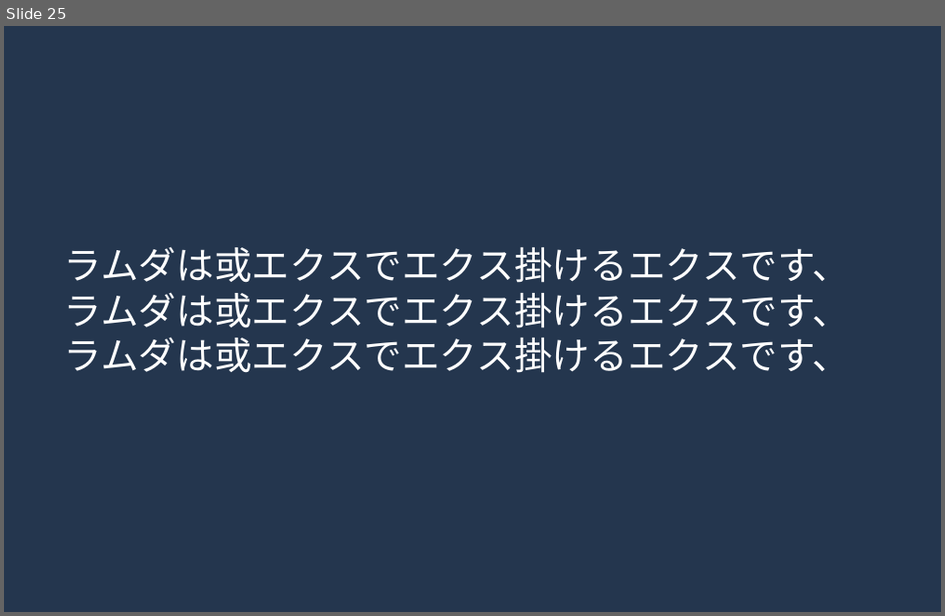
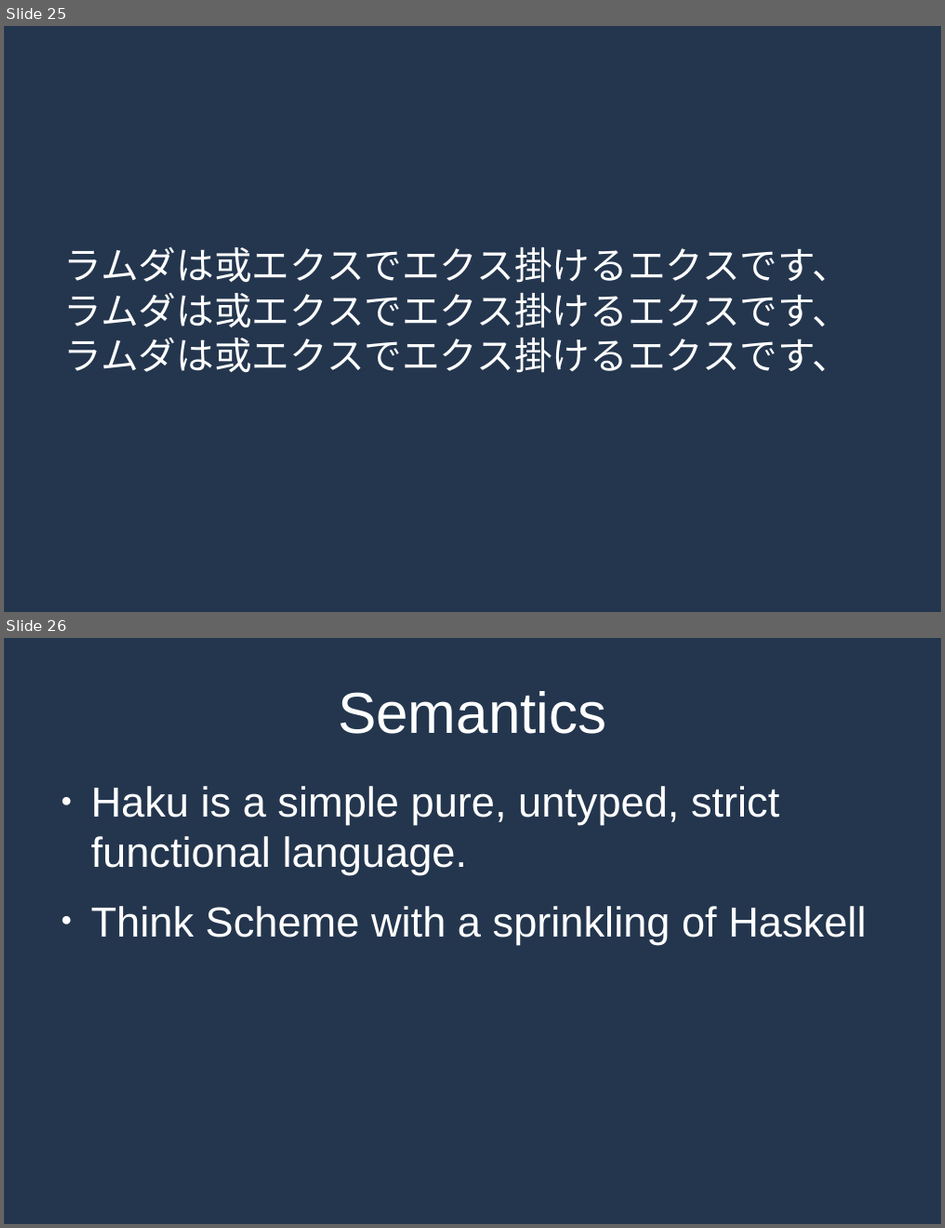
Before and after one commit to MrPicklePinosaur/haku, a slide deck: haku-talk/haku-talk.odp. Shown one above the other, each under a label of ours: slide 25 before the commit, slides 25 and 26 after it. The pictures are 945x616 and 945x1228 pixels, drawn with LibreOffice and Linux fonts; fonts in the diff are those of the drawing. Boxes give left, top, right and bottom in pixels: in the first picture for what was removed or moved away, otherwise in the second. Text is boxed around its words. In the diff, an @@ line names an element or a change of style, - is before the commit and + after.

```diff
--- a/haku-talk/haku-talk.odp
+++ b/haku-talk/haku-talk.odp
@@ slide 26 added at bbox=[4, 638, 941, 1224], background #24364E @@
@@ title added at bbox=[338, 691, 608, 734], 48.9 pt, text #FFFFFF @@
+Semantics
@@ text added at bbox=[91, 786, 866, 944], 35.6 pt, text #FFFFFF @@
+● Haku is a simple pure, untyped, strict functional language.
+● Think Scheme with a sprinkling of Haskell
```
Also in this commit, not shown: 1 other slide added, 3 other files.
